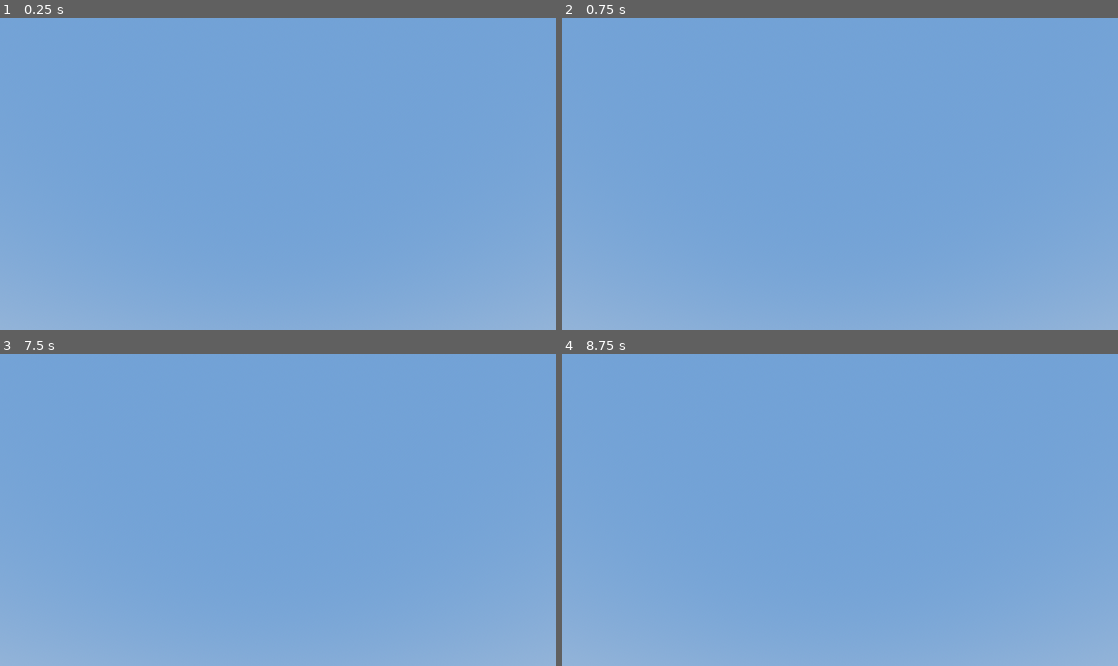
Above: before the commit, frames 1-4 (two rows, left to right).
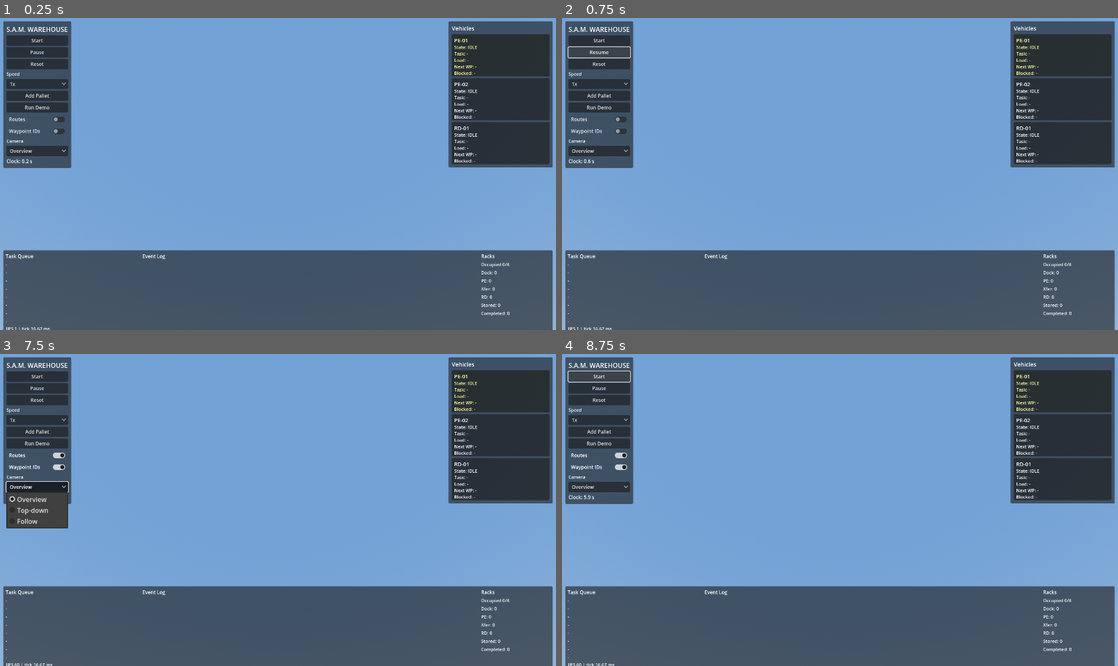
Above: after the commit, the same moments.

Repository: Bentarraya/S.A.M
Game: Godot game, scene res://scenes/main.tscn
Same seed, same stepped clock (60 frames per second), same inputs: the game is played once before the commit and once after it.
Inputs (mouse positions are in pixels of both pictures, inside the frame that each line leads up to):
- Up to frame 1 (0.25 s): no input
- Up to frame 2 (0.75 s): click (600, 52) at 0.5 s, where only the run after the commit has a clickable "Pause"
- Up to frame 3 (7.5 s): click (38, 388) at 1.25 s, where only the run after the commit has a clickable "Resume"; click (38, 400) at 2 s, where only the run after the commit has a clickable "Reset"; click (38, 419) at 2.75 s, where only the run after the commit has a clickable "1x"; click (38, 432) at 3.5 s, where only the run after the commit has a clickable "Add Pallet"; click (38, 419) at 4.25 s, where only the run after the commit has a clickable "0.5x"; click (38, 444) at 5 s, where only the run after the commit has a clickable "Run Demo"; click (38, 453) at 5.75 s, where only the run after the commit has a clickable "Routes"; click (38, 466) at 6.5 s, where only the run after the commit has a clickable "Waypoint IDs"; click (38, 488) at 7.25 s, where only the run after the commit has a clickable "Overview"
- Up to frame 4 (8.75 s): click (600, 375) at 8 s, where only the run after the commit has a clickable "Start"

The runs differ from the first frame. In frame 1, 40% of the frame differs, in the area x 0-100%, y 1-100%; in frame 2, 40%; in frame 3, 41%; in frame 4, 40%.

Commit message:
feat: HUD with signals, vehicle cards, task queue, event log

Diff:
--- a/scenes/main.tscn
+++ b/scenes/main.tscn
@@ -1,6 +1,7 @@
-[gd_scene load_steps=5 format=3]
+[gd_scene load_steps=6 format=3]
 
 [ext_resource type="Script" path="res://scripts/app/main.gd" id="1"]
+[ext_resource type="Script" path="res://scripts/ui/hud.gd" id="2"]
 
 [sub_resource type="ProceduralSkyMaterial" id="ProceduralSkyMaterial_1"]
 sky_top_color = Color(0.35, 0.5, 0.72, 1)
@@ -30,3 +31,6 @@
 [node name="Camera3D" type="Camera3D" parent="."]
 transform = Transform3D(1, 0, 0, 0, 0.5547, -0.83205, 0, 0.83205, 0.5547, 18, 24, 20)
 current = true
+
+[node name="HUD" type="CanvasLayer" parent="."]
+script = ExtResource("2")
--- a/scripts/app/main.gd
+++ b/scripts/app/main.gd
@@ -11,12 +11,17 @@
 # Cap catch-up steps so a slow frame cannot spiral into a long stall.
 const MAX_CATCHUP_STEPS := 8
 
+@onready var hud: CanvasLayer = $HUD
+
 var sim: SimulationEngine
 var world: Dictionary = {}
 var accumulator := 0.0
 var paused := false
 var speed_multiplier := 1.0
 var selected_vehicle := "PE-01"
+# Assigned by the route overlay task.
+var route_overlay: Node3D = null
+var waypoint_labels: Node3D = null
 
 var _pallet_nodes: Dictionary = {}
 
@@ -26,6 +31,57 @@
 		push_error("Failed to set up simulation")
 		return
 	world = WarehouseBuilder.build_world(self, sim.layout, sim.graph)
+	_wire_hud()
+	hud.set_selected_vehicle(selected_vehicle)
+
+func _wire_hud() -> void:
+	hud.start_pressed.connect(_on_start_pressed)
+	hud.pause_toggled.connect(_on_pause_toggled)
+	hud.reset_pressed.connect(_on_reset_pressed)
+	hud.speed_changed.connect(_on_speed_changed)
+	hud.add_pallet_pressed.connect(_on_add_pallet_pressed)
+	hud.demo_pressed.connect(_on_demo_pressed)
+	hud.route_overlay_toggled.connect(_on_route_overlay_toggled)
+	hud.waypoint_labels_toggled.connect(_on_waypoint_labels_toggled)
+	hud.camera_preset_changed.connect(_on_camera_preset_changed)
+	hud.vehicle_selected.connect(_on_vehicle_selected)
+
+func _on_start_pressed() -> void:
+	paused = false
+
+func _on_pause_toggled(is_paused: bool) -> void:
+	paused = is_paused
+
+func _on_reset_pressed() -> void:
+	sim.reset()
+	accumulator = 0.0
+
+func _on_speed_changed(mult: float) -> void:
+	speed_multiplier = mult
+
+func _on_add_pallet_pressed() -> void:
+	sim.add_pallet("SKU-X")
+
+func _on_demo_pressed() -> void:
+	sim.run_demo()
+
+func _on_route_overlay_toggled(v: bool) -> void:
+	if route_overlay != null:
+		route_overlay.visible = v
+
+func _on_waypoint_labels_toggled(v: bool) -> void:
+	if waypoint_labels != null:
+		waypoint_labels.visible = v
+
+func _on_camera_preset_changed(preset: String) -> void:
+	_set_camera_preset(preset)
+
+func _on_vehicle_selected(veh_id: String) -> void:
+	selected_vehicle = veh_id
+	hud.set_selected_vehicle(veh_id)
+
+func _set_camera_preset(_preset: String) -> void:
+	pass  # camera presets arrive with the route overlay task
 
 func _physics_process(delta: float) -> void:
 	if sim == null or paused:
@@ -45,6 +101,7 @@
 	_sync_vehicles()
 	_sync_racks()
 	_sync_pallets()
+	hud.update_state(sim, paused, Engine.get_frames_per_second())
 
 func _sync_vehicles() -> void:
 	for vid in world["vehicles"]:
--- /dev/null
+++ b/scripts/ui/hud.gd
@@ -0,0 +1,315 @@
+extends CanvasLayer
+
+signal start_pressed
+signal pause_toggled(is_paused: bool)
+signal reset_pressed
+signal speed_changed(mult: float)
+signal add_pallet_pressed
+signal demo_pressed
+signal route_overlay_toggled(v: bool)
+signal waypoint_labels_toggled(v: bool)
+signal camera_preset_changed(preset: String)
+signal vehicle_selected(veh_id: String)
+
+const Vehicle = preload("res://scripts/entities/vehicle.gd")
+const TaskManager = preload("res://scripts/simulation/task_manager.gd")
+
+const VEHICLE_IDS := ["PE-01", "PE-02", "RD-01"]
+const SPEEDS := [0.5, 1.0, 2.0, 4.0]
+const SPEED_LABELS := ["0.5x", "1x", "2x", "4x"]
+const CAMERA_LABELS := ["Overview", "Top-down", "Follow"]
+const CAMERA_PRESETS := ["overview", "top_down", "follow"]
+const TASK_ROWS := 8
+const EVENT_ROWS := 10
+const COUNT_KEYS := ["Dock", "PE", "Xfer", "RD", "Stored", "Completed"]
+
+var _paused := false
+var _selected := "PE-01"
+var _pause_button: Button
+var _clock_label: Label
+var _rack_label: Label
+var _event_log: RichTextLabel
+var _fps_label: Label
+var _task_rows: Array = []
+var _vehicle_labels: Dictionary = {}
+var _vehicle_cards: Dictionary = {}
+var _count_labels: Dictionary = {}
+
+func _init() -> void:
+	_build()
+
+func _build() -> void:
+	var root := Control.new()
+	root.set_anchors_and_offsets_preset(Control.PRESET_FULL_RECT)
+	root.mouse_filter = Control.MOUSE_FILTER_IGNORE
+	add_child(root)
+
+	_build_left(root)
+	_build_right(root)
+	_build_bottom(root)
+
+func _build_left(root: Control) -> void:
+	var panel := PanelContainer.new()
+	panel.set_anchors_preset(Control.PRESET_TOP_LEFT)
+	panel.position = Vector2(8, 8)
+	root.add_child(panel)
+
+	var margin := _margin(8)
+	panel.add_child(margin)
+	var box := VBoxContainer.new()
+	box.add_theme_constant_override("separation", 4)
+	margin.add_child(box)
+
+	box.add_child(_label("S.A.M. WAREHOUSE", 16))
+
+	var start := _button("Start")
+	start.pressed.connect(func() -> void: start_pressed.emit())
+	box.add_child(start)
+
+	_pause_button = _button("Pause")
+	_pause_button.pressed.connect(_on_pause_pressed)
+	box.add_child(_pause_button)
+
+	var reset := _button("Reset")
+	reset.pressed.connect(func() -> void: reset_pressed.emit())
+	box.add_child(reset)
+
+	box.add_child(_label("Speed", 11))
+	var speed := OptionButton.new()
+	speed.add_theme_font_size_override("font_size", 12)
+	for speed_label in SPEED_LABELS:
+		speed.add_item(speed_label)
+	speed.selected = 1
+	speed.item_selected.connect(func(index: int) -> void: speed_changed.emit(SPEEDS[index]))
+	box.add_child(speed)
+
+	var add_pallet := _button("Add Pallet")
+	add_pallet.pressed.connect(func() -> void: add_pallet_pressed.emit())
+	box.add_child(add_pallet)
+
+	var demo := _button("Run Demo")
+	demo.pressed.connect(func() -> void: demo_pressed.emit())
+	box.add_child(demo)
+
+	var routes := CheckButton.new()
+	routes.text = "Routes"
+	routes.add_theme_font_size_override("font_size", 12)
+	routes.toggled.connect(func(on: bool) -> void: route_overlay_toggled.emit(on))
+	box.add_child(routes)
+
+	var waypoint_ids := CheckButton.new()
+	waypoint_ids.text = "Waypoint IDs"
+	waypoint_ids.add_theme_font_size_override("font_size", 12)
+	waypoint_ids.toggled.connect(func(on: bool) -> void: waypoint_labels_toggled.emit(on))
+	box.add_child(waypoint_ids)
+
+	box.add_child(_label("Camera", 11))
+	var camera := OptionButton.new()
+	camera.add_theme_font_size_override("font_size", 12)
+	for camera_label in CAMERA_LABELS:
+		camera.add_item(camera_label)
+	camera.item_selected.connect(
+		func(index: int) -> void: camera_preset_changed.emit(CAMERA_PRESETS[index])
+	)
+	box.add_child(camera)
+
+	_clock_label = _label("Clock: 0.0 s", 12)
+	box.add_child(_clock_label)
+
+func _build_right(root: Control) -> void:
+	var panel := PanelContainer.new()
+	panel.set_anchors_preset(Control.PRESET_TOP_RIGHT)
+	panel.grow_horizontal = Control.GROW_DIRECTION_BEGIN
+	panel.offset_right = -8
+	panel.offset_top = 8
+	root.add_child(panel)
+
+	var margin := _margin(8)
+	panel.add_child(margin)
+	var box := VBoxContainer.new()
+	box.add_theme_constant_override("separation", 4)
+	margin.add_child(box)
+	box.add_child(_label("Vehicles", 14))
+
+	for vid in VEHICLE_IDS:
+		box.add_child(_build_vehicle_card(vid))
+
+func _build_vehicle_card(vid: String) -> Button:
+	var card := Button.new()
+	card.custom_minimum_size = Vector2(240, 104)
+	card.focus_mode = Control.FOCUS_NONE
+	card.pressed.connect(func() -> void: vehicle_selected.emit(vid))
+	_vehicle_cards[vid] = card
+
+	var margin := _margin(6)
+	margin.set_anchors_and_offsets_preset(Control.PRESET_FULL_RECT)
+	margin.mouse_filter = Control.MOUSE_FILTER_IGNORE
+	card.add_child(margin)
+	var box := VBoxContainer.new()
+	box.mouse_filter = Control.MOUSE_FILTER_IGNORE
+	box.add_theme_constant_override("separation", 0)
+	margin.add_child(box)
+
+	var header := _label(vid, 13)
+	header.mouse_filter = Control.MOUSE_FILTER_IGNORE
+	box.add_child(header)
+
+	var rows := {}
+	for key in ["State", "Task", "Load", "Next WP", "Blocked"]:
+		var row := _label("%s: -" % key, 11)
+		row.mouse_filter = Control.MOUSE_FILTER_IGNORE
+		row.clip_text = true
+		box.add_child(row)
+		rows[key] = row
+	_vehicle_labels[vid] = rows
+	return card
+
+func _build_bottom(root: Control) -> void:
+	var panel := PanelContainer.new()
+	panel.set_anchors_preset(Control.PRESET_BOTTOM_WIDE)
+	panel.offset_left = 8
+	panel.offset_top = -196
+	panel.offset_right = -8
+	panel.offset_bottom = -8
+	root.add_child(panel)
+
+	var margin := _margin(6)
+	panel.add_child(margin)
+	var box := VBoxContainer.new()
+	box.add_theme_constant_override("separation", 2)
+	margin.add_child(box)
+
+	var columns := HBoxContainer.new()
+	columns.size_flags_vertical = Control.SIZE_EXPAND_FILL
+	columns.add_theme_constant_override("separation", 16)
+	box.add_child(columns)
+
+	var queue := VBoxContainer.new()
+	queue.custom_minimum_size = Vector2(320, 0)
+	columns.add_child(queue)
+	queue.add_child(_label("Task Queue", 12))
+	for i in range(TASK_ROWS):
+		var row := _label("-", 11)
+		queue.add_child(row)
+		_task_rows.append(row)
+
+	var events := VBoxContainer.new()
+	events.size_flags_horizontal = Control.SIZE_EXPAND_FILL
+	columns.add_child(events)
+	events.add_child(_label("Event Log", 12))
+	_event_log = RichTextLabel.new()
+	_event_log.add_theme_font_size_override("normal_font_size", 11)
+	_event_log.size_flags_vertical = Control.SIZE_EXPAND_FILL
+	_event_log.scroll_following = true
+	events.add_child(_event_log)
+
+	var stats := VBoxContainer.new()
+	stats.custom_minimum_size = Vector2(170, 0)
+	columns.add_child(stats)
+	stats.add_child(_label("Racks", 12))
+	_rack_label = _label("Occupied 0/0", 11)
+	stats.add_child(_rack_label)
+	for key in COUNT_KEYS:
+		var row := _label("%s: 0" % key, 11)
+		stats.add_child(row)
+		_count_labels[key] = row
+
+	_fps_label = _label("FPS 0 | tick 0.00 ms", 11)
+	box.add_child(_fps_label)
+
+func _on_pause_pressed() -> void:
+	_paused = not _paused
+	pause_toggled.emit(_paused)
+
+func update_state(sim, paused: bool, fps: float) -> void:
+	if sim == null or _clock_label == null:
+		return
+	_paused = paused
+	_pause_button.text = "Resume" if paused else "Pause"
+	_clock_label.text = "Clock: %.1f s" % sim.time
+	_fps_label.text = "FPS %d | tick %.2f ms" % [int(fps), sim.last_dt * 1000.0]
+	_update_vehicles(sim)
+	_update_tasks(sim)
+	_update_racks(sim)
+	_update_counts(sim)
+	_update_events(sim)
+
+func set_selected_vehicle(veh_id: String) -> void:
+	_selected = veh_id
+	for vid in _vehicle_cards:
+		var card: Button = _vehicle_cards[vid]
+		card.modulate = Color(1, 1, 0.65) if vid == veh_id else Color(1, 1, 1)
+
+func _update_vehicles(sim) -> void:
+	for vid in VEHICLE_IDS:
+		var rows: Dictionary = _vehicle_labels[vid]
+		var vdata: Dictionary = sim.vehicles.get(vid, {})
+		if vdata.is_empty():
+			for key in rows:
+				rows[key].text = "%s: -" % key
+			continue
+		var v = vdata["ref"]
+		rows["State"].text = "State: " + Vehicle.State.keys()[v.state]
+		rows["Task"].text = "Task: " + (v.task_id if v.task_id != "" else "-")
+		rows["Load"].text = "Load: " + (vdata["pallet_id"] if vdata["pallet_id"] != "" else "-")
+		rows["Next WP"].text = (
+			"Next WP: " + (vdata["target_waypoint"] if vdata["target_waypoint"] != "" else "-")
+		)
+		rows["Blocked"].text = "Blocked: " + (v.blocked_reason if v.blocked_reason != "" else "-")
+
+func _update_tasks(sim) -> void:
+	var active: Array = sim.tasks.active_tasks()
+	for i in range(TASK_ROWS):
+		if i < active.size():
+			var task: Dictionary = active[i]
+			var status: String = TaskManager.Status.keys()[task["status"]]
+			_task_rows[i].text = "%s %s %s" % [task["id"], task["pallet_id"], status]
+		else:
+			_task_rows[i].text = "-"
+
+func _update_racks(sim) -> void:
+	var occupied := 0
+	for slot in sim.rack_slots.values():
+		if slot["state"] == "OCCUPIED":
+			occupied += 1
+	_rack_label.text = "Occupied %d/%d" % [occupied, sim.rack_slots.size()]
+
+func _update_counts(sim) -> void:
+	var counts: Dictionary = sim.inventory.count_by_status()
+	var values := {
+		"Dock": counts.get("AT_DOCK", 0),
+		"PE": counts.get("ASSIGNED_TO_PE", 0) + counts.get("IN_TRANSIT_PE", 0),
+		"Xfer": counts.get("AT_XFER", 0),
+		"RD": counts.get("ASSIGNED_TO_RD", 0) + counts.get("IN_TRANSIT_RD", 0),
+		"Stored": counts.get("STORED", 0),
+		"Completed": 0,
+	}
+	for entry in sim.events.entries:
+		if entry["type"] == "pallet_stored":
+			values["Completed"] += 1
+	for key in COUNT_KEYS:
+		_count_labels[key].text = "%s: %d" % [key, values[key]]
+
+func _update_events(sim) -> void:
+	var lines: Array = []
+	for entry in sim.events.recent(EVENT_ROWS):
+		lines.append("[%.1f] %s" % [entry["time"], entry["message"]])
+	_event_log.text = "\n".join(lines)
+
+func _label(text: String, size: int) -> Label:
+	var label := Label.new()
+	label.text = text
+	label.add_theme_font_size_override("font_size", size)
+	return label
+
+func _button(text: String) -> Button:
+	var button := Button.new()
+	button.text = text
+	button.add_theme_font_size_override("font_size", 12)
+	return button
+
+func _margin(px: int) -> MarginContainer:
+	var margin := MarginContainer.new()
+	for side in ["margin_left", "margin_top", "margin_right", "margin_bottom"]:
+		margin.add_theme_constant_override(side, px)
+	return margin
--- /dev/null
+++ b/tests/hud_test.gd
@@ -0,0 +1,43 @@
+extends RefCounted
+
+const Hud = preload("res://scripts/ui/hud.gd")
+const SimulationEngine = preload("res://scripts/simulation/simulation_engine.gd")
+
+var failures := 0
+
+func _check(cond: bool, msg: String) -> void:
+	if not cond:
+		failures += 1
+		printerr("FAIL: " + msg)
+
+func run() -> int:
+	var before := failures
+	# HUD builds Control nodes, so it needs a SceneTree to enter.
+	var root: Window = Engine.get_main_loop().root
+	var hud = Hud.new()
+	root.add_child(hud)
+	_check(hud.get_child_count() > 0, "HUD builds its UI")
+
+	var sim := SimulationEngine.new()
+	_check(
+		sim.setup(
+			"res://data/warehouse_layout.json",
+			"res://data/routes.json",
+			"res://data/vehicle_config.json"
+		),
+		"engine setup"
+	)
+	sim.step(1.0 / 60.0)
+
+	hud.update_state(sim, false, 60.0)
+	_check(hud._clock_label.text.contains("0.0"), "clock shows elapsed sim time")
+	_check(hud._vehicle_labels["PE-01"]["State"].text.begins_with("State: "), "vehicle state shown")
+	_check(hud._rack_label.text.begins_with("Occupied 0/"), "rack occupancy shown")
+	_check(hud._task_rows[0].text != "", "task queue row rendered")
+
+	hud.set_selected_vehicle("RD-01")
+	hud.update_state(sim, true, 30.0)
+	_check(hud._pause_button.text == "Resume", "pause label reflects paused state")
+
+	hud.queue_free()
+	return failures - before
--- a/tests/test_runner.gd
+++ b/tests/test_runner.gd
@@ -7,6 +7,7 @@
 	preload("res://tests/task_lifecycle_test.gd"),
 	preload("res://tests/vehicle_test.gd"),
 	preload("res://tests/engine_test.gd"),
+	preload("res://tests/hud_test.gd"),
 ]
 
 func _initialize() -> void:
